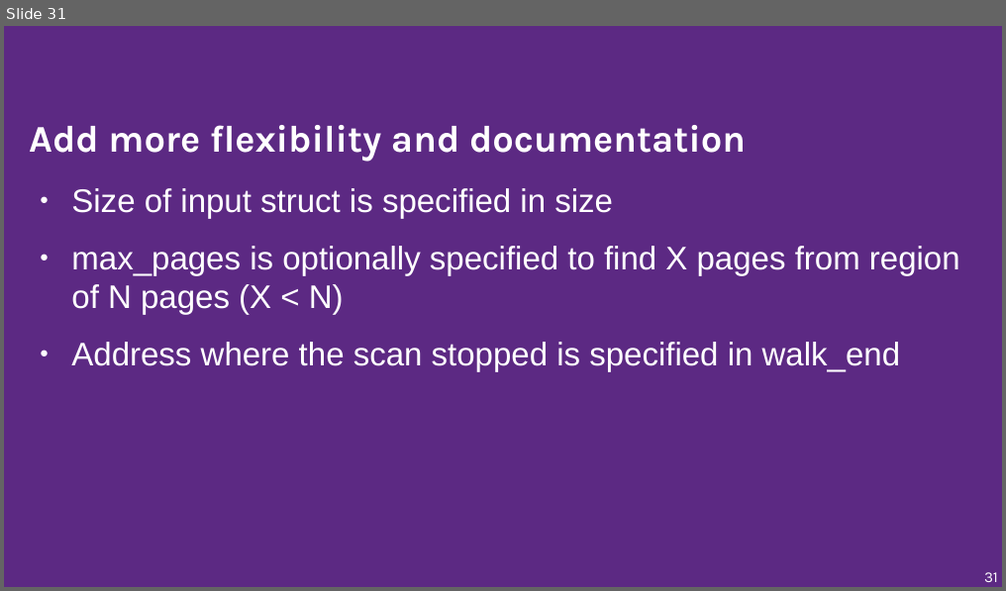
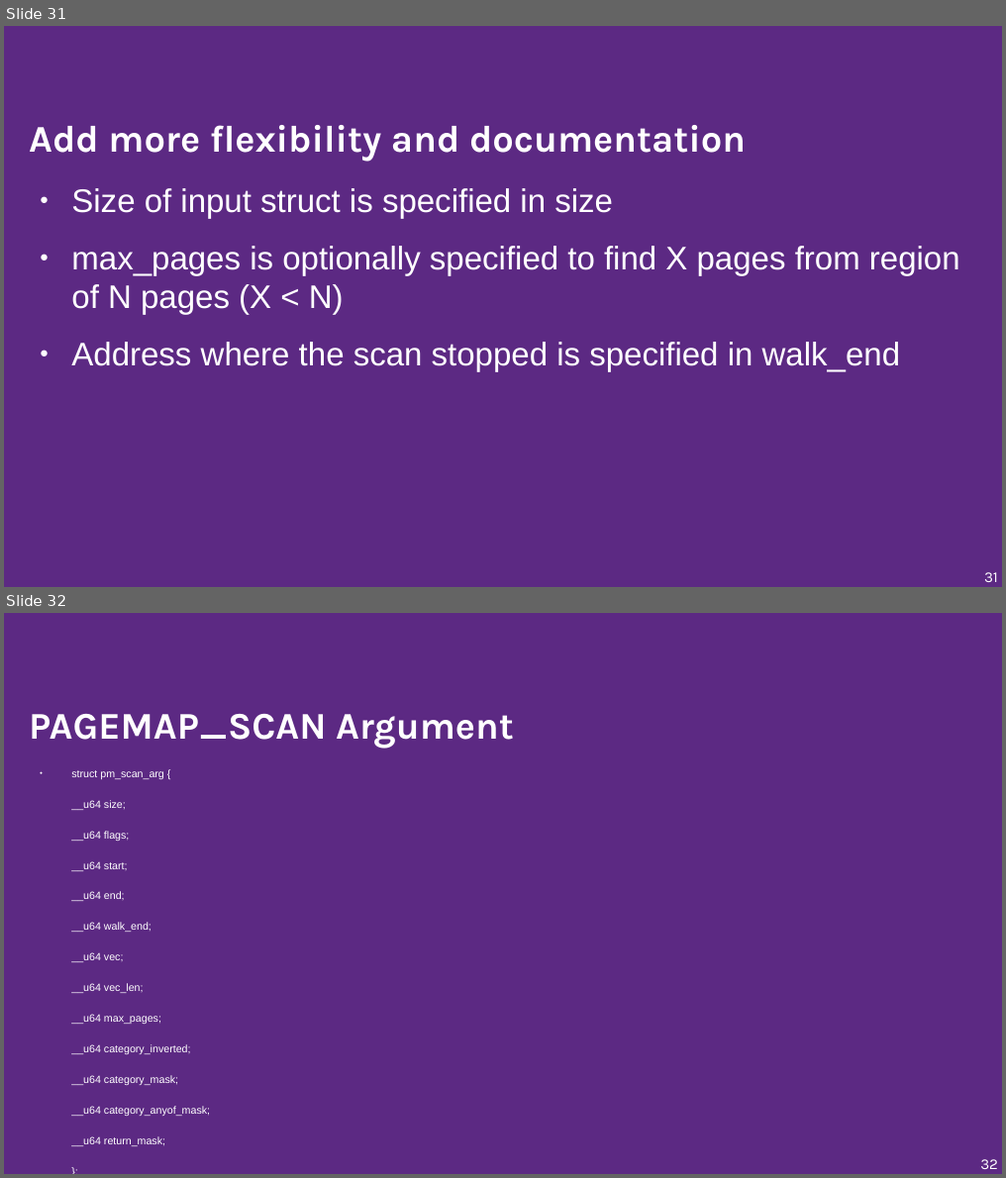
Before and after one commit to musamaanjum/presentations, a slide deck: Adding-Functionality-to-make-Windows-games-run-faster-on-Linux-v1.odp. Shown one above the other, each under a label of ours: slide 31 before the commit, slides 31 and 32 after it. The pictures are 1006x591 and 1006x1178 pixels, drawn with LibreOffice and Linux fonts; fonts in the diff are those of the drawing; background and template pictures are left out. Boxes give left, top, right and bottom in pixels: in the first picture for what was removed or moved away, otherwise in the second. Text is boxed around its words. In the diff, an @@ line names an element or a change of style, - is before the commit and + after.

```diff
--- a/Adding-Functionality-to-make-Windows-games-run-faster-on-Linux-v1.odp
+++ b/Adding-Functionality-to-make-Windows-games-run-faster-on-Linux-v1.odp
@@ slide 32 added at (4,613,1002,1174), background #5C2983; not listed: 2 template elements that a slide beside it also shows @@
@@ title added at (29,714,514,749), 30 pt, text #FFFFFF, bold @@
+PAGEMAP_SCAN Argument
@@ text added at (71,770,210,1147), 8.4 pt, text #FFFFFF @@
+● struct pm_scan_arg {
+__u64 size;
+__u64 flags;
+__u64 start;
+__u64 end;
+__u64 walk_end;
+__u64 vec;
+__u64 vec_len;
+__u64 max_pages;
+__u64 category_inverted;
+__u64 category_mask;
+__u64 category_anyof_mask;
+__u64 return_mask;
+};
```
Also in this commit, not shown: 1 slide changed, 1 other slide added.
